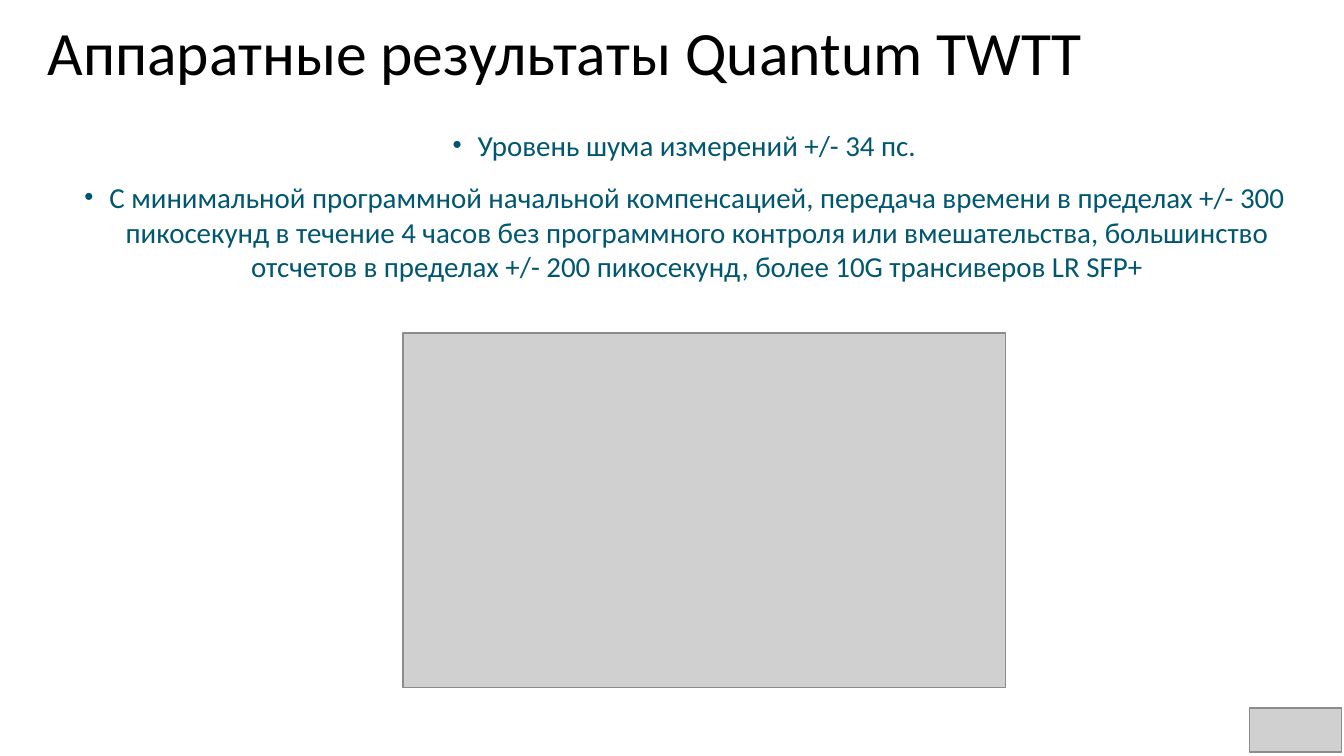
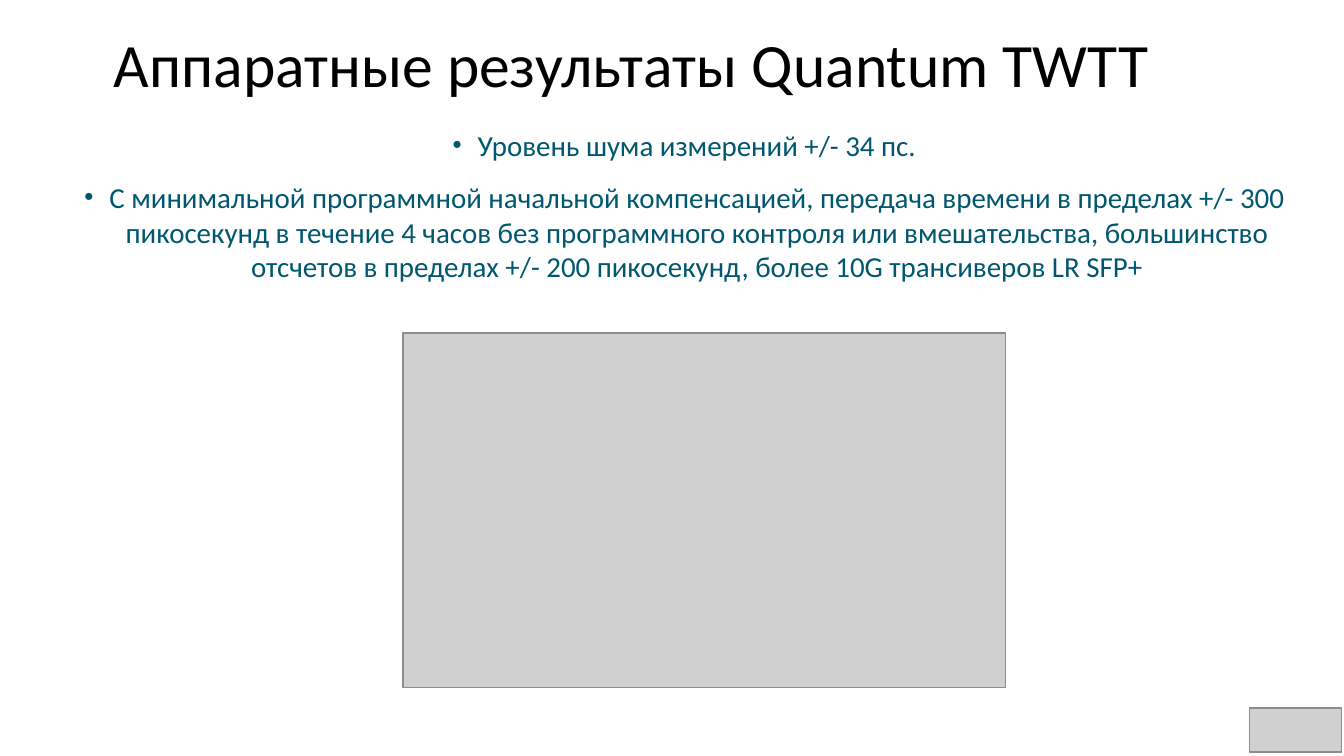
Before and after one commit to SiwaNetwork/QUANTUM, a slide deck: slide 12 of ДОКУМЕНТЫ/МАТЕРИАЛ СТАТЬИ/Quantum TWTT.pptx. Drawn at 1344x756 pixels with LibreOffice and Linux fonts; fonts in the diff are those of the drawing; grey boxes stand for pictures. Boxes give left, top, right and bottom in pixels: in the first picture for what was removed or moved away, otherwise in the second. Text is boxed around its words. In the diff, an @@ line names an element or a change of style, - is before the commit and + after.

```diff
--- a/ДОКУМЕНТЫ/МАТЕРИАЛ СТАТЬИ/Quantum TWTT.pptx
+++ b/ДОКУМЕНТЫ/МАТЕРИАЛ СТАТЬИ/Quantum TWTT.pptx
@@ title "Аппаратные результаты Quantum TWTT" moved from (x1=48, y1=35, x2=1082, y2=85) to (x1=114, y1=47, x2=1149, y2=97) @@
```
Also in this commit, not shown: 1 other file.
